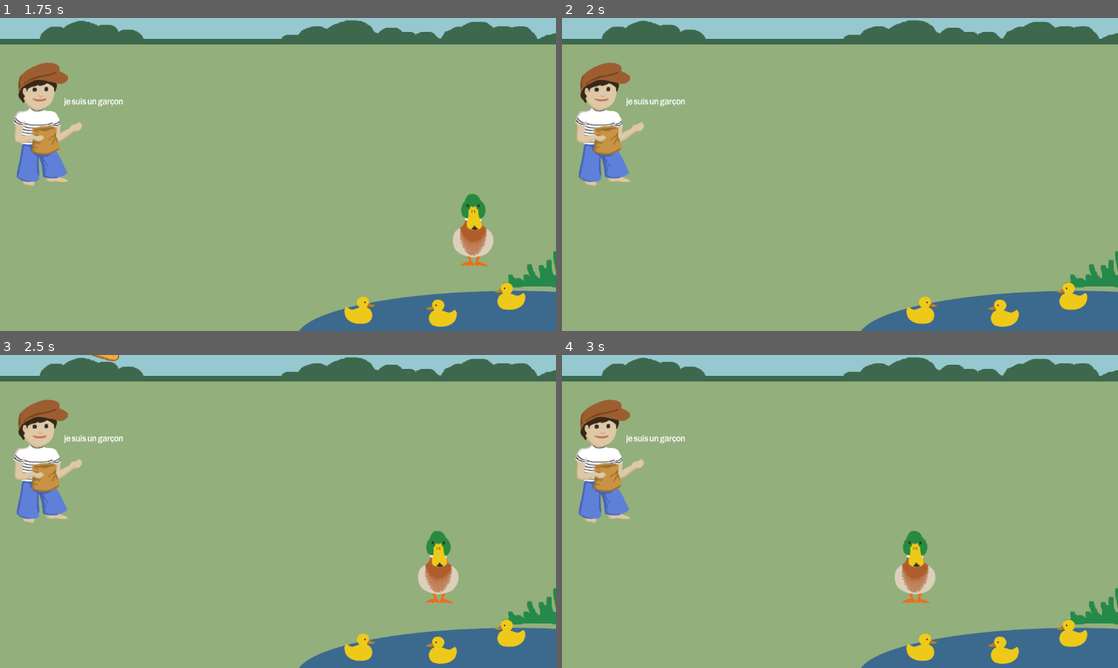
Above: before the commit, frames 1-4 (two rows, left to right).
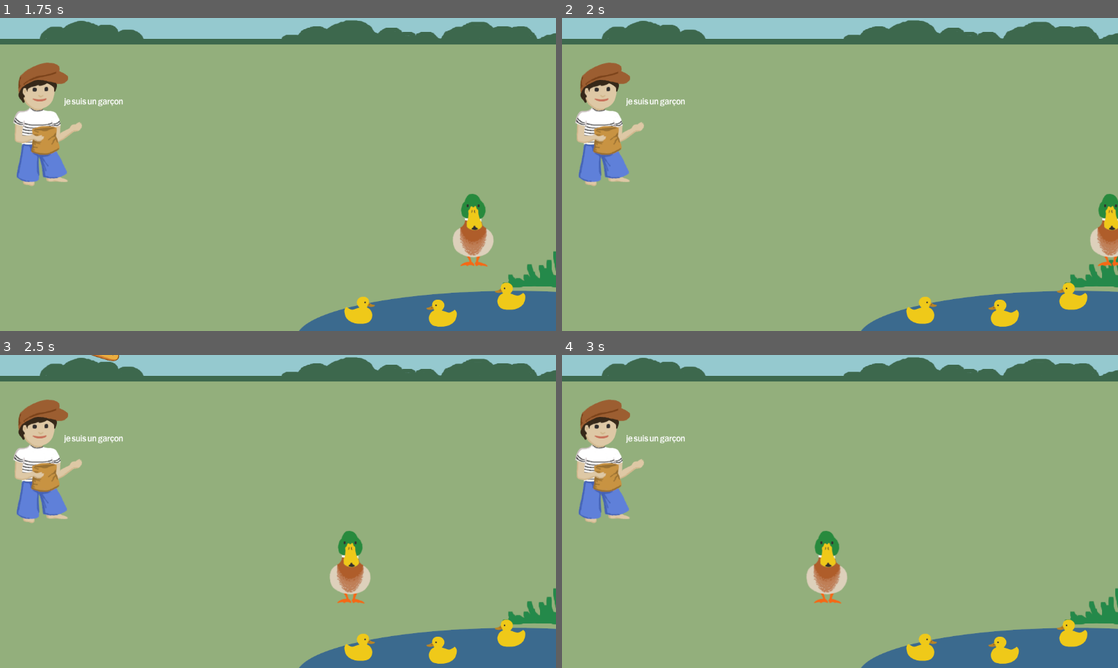
Above: after the commit, the same moments.

Repository: baguette-ballett/baguette-ballett
Game: Godot game, scene res://scenes/intro/intro.tscn
The game is run twice, just before and just after one commit, with the same random seed, the same clock (stepped at 60 frames per second) and the same inputs.
Inputs:
- Up to frame 1 (1.75 s): click "Start" at 0.5 s; tap Enter (ui_accept) at 1.25 s; hold Right (ui_right) from 1.28 s (still down); hold Enter (ui_accept) from 1.28 s (still down)
- Up to frame 2 (2 s): keep holding Right (ui_right); keep holding Enter (ui_accept)
- Up to frame 3 (2.5 s): release Right (ui_right) at 2.03 s; release Enter (ui_accept) at 2.03 s; hold Left (ui_left) from 2.03 s (still down); tap Enter (ui_accept) at 2.1, 2.27 s
- Up to frame 4 (3 s): tap Enter (ui_accept) at 2.57 s; release Left (ui_left) at 2.78 s; hold Right (ui_right) from 2.78 s (still down); hold Enter (ui_accept) from 2.78 s (still down)

Frame 1 is identical in both runs. In frame 2, 0.8% of the frame differs, in the area x 95-100%, y 56-80%; in frame 3, 2.1%, in the area x 59-83%, y 56-80%; in frame 4, 2.1%.

Commit message:
add level boundaries left and right so you can not just wander of the screen accidentally

Diff:
--- a/scenes/level/level.tscn
+++ b/scenes/level/level.tscn
@@ -11,6 +11,9 @@
 [ext_resource type="Texture2D" uid="uid://ckbvfvvt86i3u" path="res://assets/sprites/buttonLeft.png" id="7_xv074"]
 [ext_resource type="Texture2D" uid="uid://xnw6sx0diw5p" path="res://assets/sprites/buttonRight.png" id="8_sytrn"]
 [ext_resource type="Texture2D" uid="uid://dlcxs7ernhhm4" path="res://assets/sprites/duckling.png" id="8_tf2q7"]
+
+[sub_resource type="RectangleShape2D" id="RectangleShape2D_pe1ox"]
+size = Vector2(20, 50)
 
 [sub_resource type="Curve2D" id="Curve2D_vpf64"]
 _data = {
@@ -39,6 +42,14 @@
 
 [node name="ground body" parent="." instance=ExtResource("7_tf2q7")]
 position = Vector2(574, 539)
+
+[node name="wall left" type="CollisionShape2D" parent="ground body"]
+position = Vector2(-616, -46)
+shape = SubResource("RectangleShape2D_pe1ox")
+
+[node name="wall right" type="CollisionShape2D" parent="ground body"]
+position = Vector2(615, -47)
+shape = SubResource("RectangleShape2D_pe1ox")
 
 [node name="SpawnArea" type="Path2D" parent="."]
 curve = SubResource("Curve2D_vpf64")
Not shown: 1 places in scenes/level/level.tscn that only renumber resources
